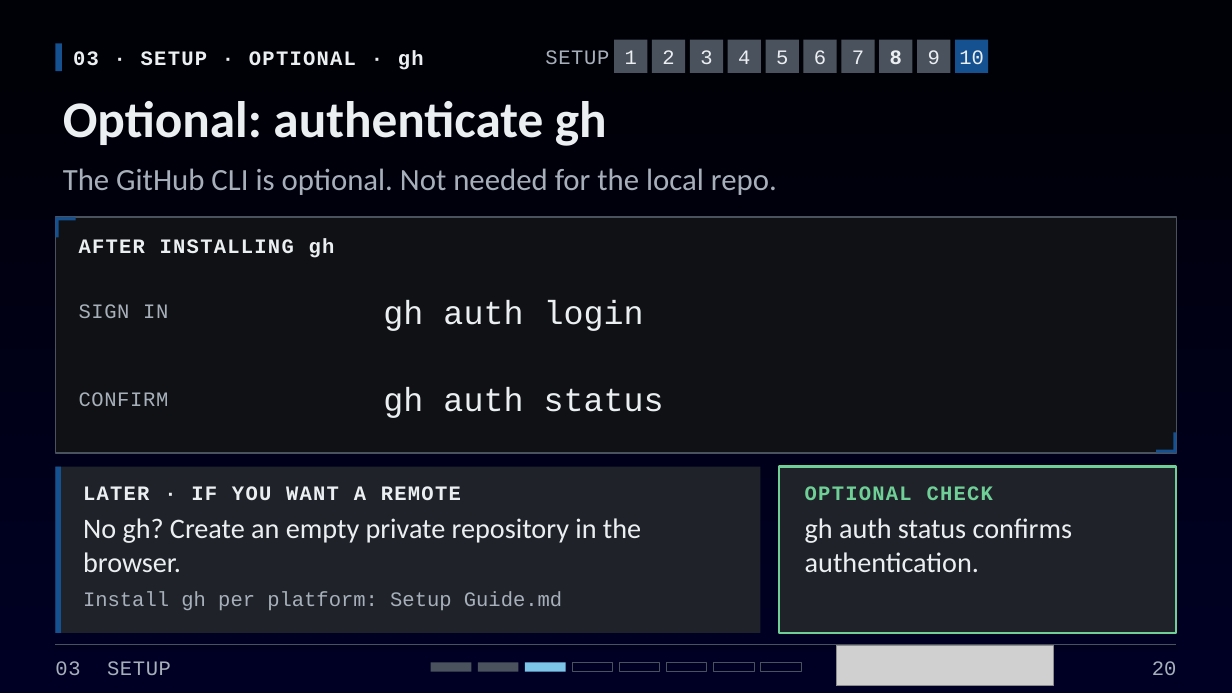
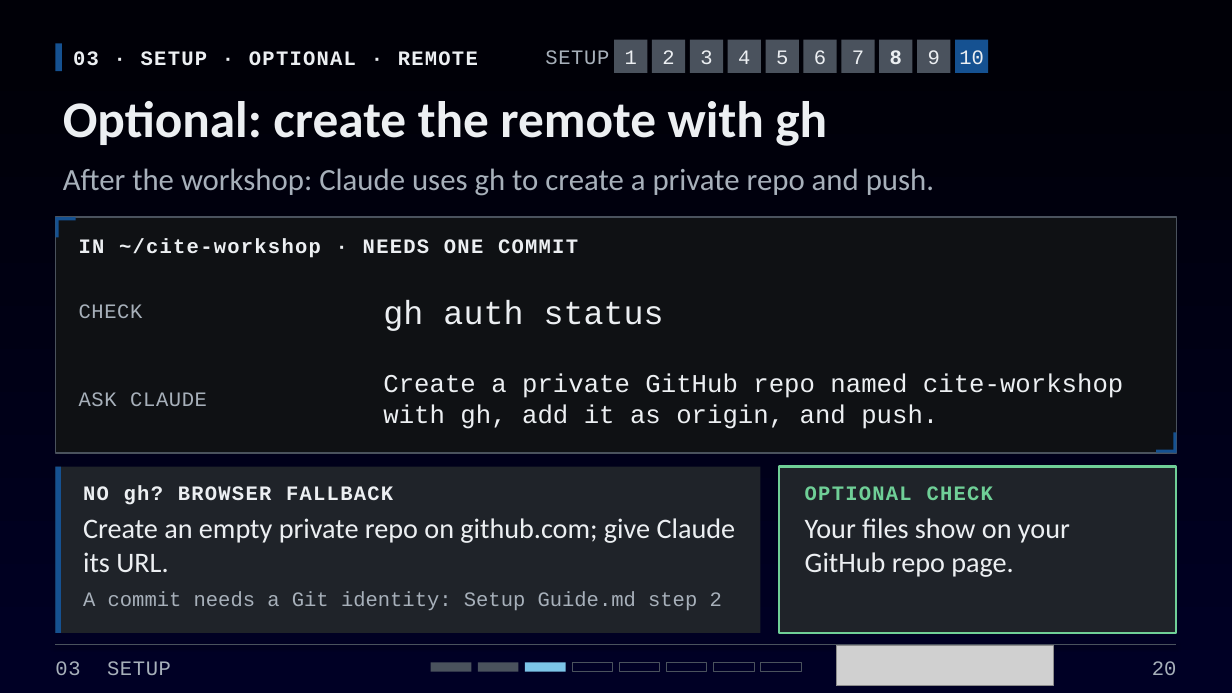
Before and after one commit to OCDEkr/Cite-Talk-2026, a slide deck: slide 20 of CITE-2026-AI-Cybersecurity-Workshop.pptx. Drawn at 1232x693 pixels with LibreOffice and Linux fonts; fonts in the diff are those of the drawing; grey boxes stand for pictures. Boxes give left, top, right and bottom in pixels: in the first picture for what was removed or moved away, otherwise in the second. Text is boxed around its words. In the diff, an @@ line names an element or a change of style, - is before the commit and + after.

```diff
--- a/CITE-2026-AI-Cybersecurity-Workshop.pptx
+++ b/CITE-2026-AI-Cybersecurity-Workshop.pptx
@@ text at (73,51,478,66): text changed @@
-03 · SETUP · OPTIONAL · gh
+03 · SETUP · OPTIONAL · REMOTE
@@ title at (63,101,827,146): text changed @@
-Optional: authenticate gh
+Optional: create the remote with gh
@@ text at (63,168,934,196): text changed @@
-The GitHub CLI is optional. Not needed for the local repo.
+After the workshop: Claude uses gh to create a private repo and push.
@@ text at (79,238,578,258): text changed @@
-AFTER INSTALLING gh
+IN ~/cite-workshop · NEEDS ONE COMMIT
@@ text at (79,304,143,318): text changed @@
-SIGN IN
+CHECK
@@ text at (383,300,664,331): text changed @@
-gh auth login
+gh auth status
@@ text at (383,373,1123,429): text changed; size 26 to 20 pt @@
-gh auth status
+Create a private GitHub repo named cite-workshop with gh, add it as origin, and push.
@@ text at (79,392,207,406): text changed @@
-CONFIRM
+ASK CLAUDE
@@ text at (83,486,736,610): text changed @@
-LATER · IF YOU WANT A REMOTE
-No gh? Create an empty private repository in the browser.
-Install gh per platform: Setup Guide.md
+NO gh? BROWSER FALLBACK
+Create an empty private repo on github.com; give Claude its URL.
+A commit needs a Git identity: Setup Guide.md step 2
@@ text at (805,518,1070,577): text changed @@
-gh auth status confirms authentication.
+Your files show on your GitHub repo page.
```
Also in this commit, not shown: 4 other slides changed, 9 other files.
